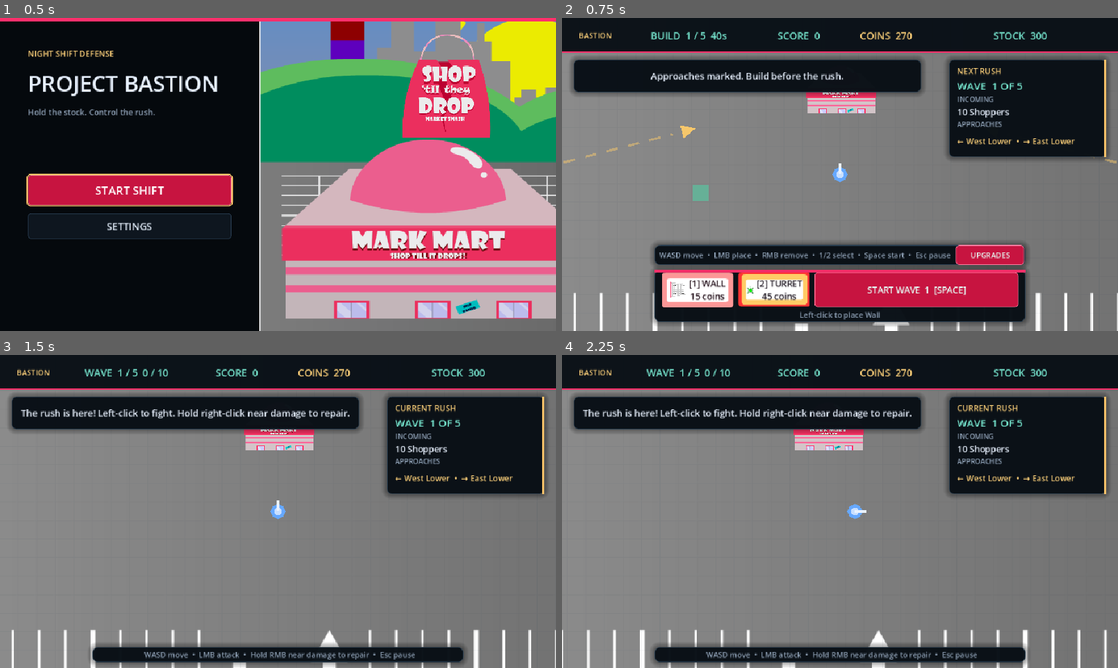
Above: before the commit, frames 1-4 (two rows, left to right).
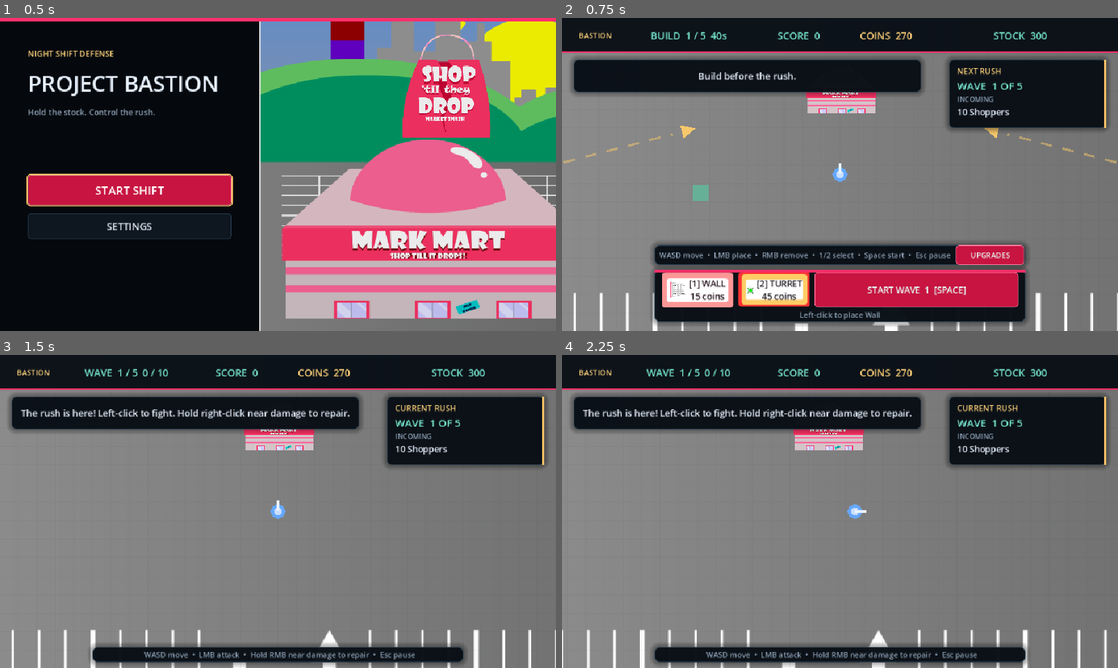
Above: after the commit, the same moments.

Repository: JarredTD/ProjectBastion
Game: Godot game, scene res://scenes/ui/main_menu.tscn
Two runs of this game, one before a commit and one after it. Both use one fixed random seed, a clock stepped at 60 frames per second and the inputs below. Sound files missing from this copy of the repository are replaced by a short silence.
Inputs (mouse positions are in pixels of both pictures, inside the frame that each line leads up to):
- Up to frame 1 (0.5 s): no input
- Up to frame 2 (0.75 s): click "START SHIFT" at 0.5 s
- Up to frame 3 (1.5 s): click "START WAVE 1 [SPACE]" at 1.25 s
- Up to frame 4 (2.25 s): tap Enter at 2 s; move the mouse to (962, 495) at 2.02 s; hold D (move_right) from 2.03 s (still down); tap 1 at 2.1 s; click (962, 495) at 2.17 s

Frame 1 is identical in both runs. In frame 2, 3.6% of the frame differs, in the area x 15-99%, y 17-46%; in frame 3, 3.1%; in frame 4, 3.1%.

Commit message:
refactor: simplify approach warnings

Diff:
--- a/scenes/ui/hud.tscn
+++ b/scenes/ui/hud.tscn
@@ -240,7 +240,7 @@
 offset_left = -292.0
 offset_top = 72.0
 offset_right = -20.0
-offset_bottom = 240.0
+offset_bottom = 190.0
 mouse_filter = 2
 script = ExtResource("3_accent")
 accent_color = Color(1, 0.780392, 0.419608, 0.95)
@@ -285,23 +285,6 @@
 theme_type_variation = &"BodyStrong"
 theme_override_font_sizes/font_size = 15
 text = "10 Shoppers"
-autowrap_mode = 2
-
-[node name="ApproachTitle" type="Label" parent="Layout/WaveIntelPanel/Content"]
-layout_mode = 2
-theme_override_font_sizes/font_size = 12
-theme_type_variation = &"MutedLabel"
-text = "APPROACHES"
-
-[node name="IntelApproaches" type="Label" parent="Layout/WaveIntelPanel/Content"]
-unique_name_in_owner = true
-custom_minimum_size = Vector2(0, 36)
-layout_mode = 2
-size_flags_vertical = 3
-theme_override_font_sizes/font_size = 14
-theme_type_variation = &"SectionLabel"
-text = "↖ North West  •  → East Lower"
-vertical_alignment = 1
 autowrap_mode = 2
 
 [node name="HelpPanel" type="Panel" parent="Layout"]
--- a/scenes/world.tscn
+++ b/scenes/world.tscn
@@ -96,55 +96,39 @@
 [node name="North West" type="Marker2D" parent="SpawnPoints"]
 position = Vector2(256, 32)
 script = ExtResource("3_approach")
-display_name = "North West"
-direction_icon = "↖"
 tags = Array[StringName]([&"north", &"west"])
 
 [node name="North East" type="Marker2D" parent="SpawnPoints"]
 position = Vector2(1792, 32)
 script = ExtResource("3_approach")
-display_name = "North East"
-direction_icon = "↗"
 tags = Array[StringName]([&"north", &"east"])
 
 [node name="East Upper" type="Marker2D" parent="SpawnPoints"]
 position = Vector2(2016, 320)
 script = ExtResource("3_approach")
-display_name = "East Upper"
-direction_icon = "→"
 tags = Array[StringName]([&"east", &"upper"])
 
 [node name="East Lower" type="Marker2D" parent="SpawnPoints"]
 position = Vector2(2016, 832)
 script = ExtResource("3_approach")
-display_name = "East Lower"
-direction_icon = "→"
 tags = Array[StringName]([&"east", &"lower"])
 
 [node name="South East" type="Marker2D" parent="SpawnPoints"]
 position = Vector2(1792, 1120)
 script = ExtResource("3_approach")
-display_name = "South East"
-direction_icon = "↘"
 tags = Array[StringName]([&"south", &"east"])
 
 [node name="South West" type="Marker2D" parent="SpawnPoints"]
 position = Vector2(256, 1120)
 script = ExtResource("3_approach")
-display_name = "South West"
-direction_icon = "↙"
 tags = Array[StringName]([&"south", &"west"])
 
 [node name="West Lower" type="Marker2D" parent="SpawnPoints"]
 position = Vector2(32, 832)
 script = ExtResource("3_approach")
-display_name = "West Lower"
-direction_icon = "←"
 tags = Array[StringName]([&"west", &"lower"])
 
 [node name="West Upper" type="Marker2D" parent="SpawnPoints"]
 position = Vector2(32, 320)
 script = ExtResource("3_approach")
-display_name = "West Upper"
-direction_icon = "←"
 tags = Array[StringName]([&"west", &"upper"])
--- a/scripts/game_state.gd
+++ b/scripts/game_state.gd
@@ -20,7 +20,6 @@
 var wave_enemies: int
 var wave_enemies_defeated: int
 var wave_composition: String
-var wave_approaches: String
 var objective_wave_count: int
 var endless: bool
 var run_seed: int
@@ -50,7 +49,6 @@
 	wave_enemies = 0
 	wave_enemies_defeated = 0
 	wave_composition = ""
-	wave_approaches = ""
 	objective_wave_count = objective_waves
 	endless = false
 	run_seed = seed
--- a/scripts/main.gd
+++ b/scripts/main.gd
@@ -191,7 +191,6 @@
 	state.wave_enemies = wave_director.enemy_count()
 	state.wave_enemies_defeated = 0
 	state.wave_composition = wave_director.enemy_summary()
-	state.wave_approaches = wave_director.approach_summary()
 	player.combat_enabled = false
 	var has_new_upgrades := upgrade_manager.has_unlocks_for_wave(state.wave_number)
 	var has_sale := upgrade_manager.sale_index() >= 0
@@ -202,7 +201,7 @@
 	elif has_sale:
 		state.show_message("A flash sale is open for this build phase.", 4.0)
 	else:
-		state.show_message("Approaches marked. Build before the rush.", 4.0)
+		state.show_message("Build before the rush.", 4.0)
 
 ## Freezes active play and presents the final result.
 func finish_run(result: GameState.Phase, message: String) -> void:
--- a/scripts/managers/wave_director.gd
+++ b/scripts/managers/wave_director.gd
@@ -197,13 +197,6 @@
 func build_duration() -> float:
 	return current_wave.build_duration if current_wave != null else 0.0
 
-## Names the pressure points selected for the current wave.
-func approach_summary() -> String:
-	var names := PackedStringArray()
-	for point in approach_points:
-		names.append(point.display_label())
-	return ", ".join(names)
-
 ## Returns the number of waves in the completable objective.
 func objective_wave_count() -> int:
 	return run_definition.objective_waves.size() if run_definition != null else 0
--- a/scripts/ui/hud.gd
+++ b/scripts/ui/hud.gd
@@ -30,7 +30,6 @@
 @onready var intel_title: Label = %IntelTitle
 @onready var intel_wave: Label = %IntelWave
 @onready var intel_composition: Label = %IntelComposition
-@onready var intel_approaches: Label = %IntelApproaches
 @onready var help_panel: Control = %HelpPanel
 @onready var help_label: Label = %HelpLabel
 @onready var upgrade_button: Button = %UpgradeButton
@@ -141,7 +140,6 @@
 		intel_title.text = "NEXT RUSH" if state.phase == GameState.Phase.BUILD else "CURRENT RUSH"
 		intel_wave.text = wave_title()
 		intel_composition.text = state.wave_composition
-		intel_approaches.text = state.wave_approaches.replace(", ", "  •  ")
 	if build_definitions.size() >= 2:
 		wall_button.text = "%s\n%d coins" % [build_definitions[0].display_name, build_definitions[0].cost] if touch_mode else "[1] %s\n%d coins" % [build_definitions[0].display_name, build_definitions[0].cost]
 		turret_button.text = "%s\n%d coins" % [build_definitions[1].display_name, build_definitions[1].cost] if touch_mode else "[2] %s\n%d coins" % [build_definitions[1].display_name, build_definitions[1].cost]
--- a/scripts/world/approach_point.gd
+++ b/scripts/world/approach_point.gd
@@ -2,8 +2,6 @@
 class_name ApproachPoint
 extends Marker2D
 
-@export var display_name := "Approach"
-@export var direction_icon := "→"
 @export var spawn_enabled := true
 @export_range(0.0, 100.0, 0.1) var spawn_weight := 1.0
 @export var tags: Array[StringName] = []
@@ -21,10 +19,6 @@
 func set_target_position(value: Vector2) -> void:
 	target_position = value
 	queue_redraw()
-
-## Formats this approach for the HUD.
-func display_label() -> String:
-	return "%s %s" % [direction_icon, display_name]
 
 ## Shows or hides the build-phase warning drawn at this approach.
 func set_highlighted(value: bool) -> void:
@@ -73,10 +67,6 @@
 ## Warns about missing approach settings in the inspector.
 func _get_configuration_warnings() -> PackedStringArray:
 	var warnings := PackedStringArray()
-	if display_name.strip_edges().is_empty():
-		warnings.append("Display name cannot be empty.")
-	if direction_icon.strip_edges().is_empty():
-		warnings.append("Direction icon cannot be empty.")
 	if spawn_enabled and spawn_weight <= 0.0:
 		warnings.append("An enabled approach needs a positive spawn weight.")
 	return warnings
